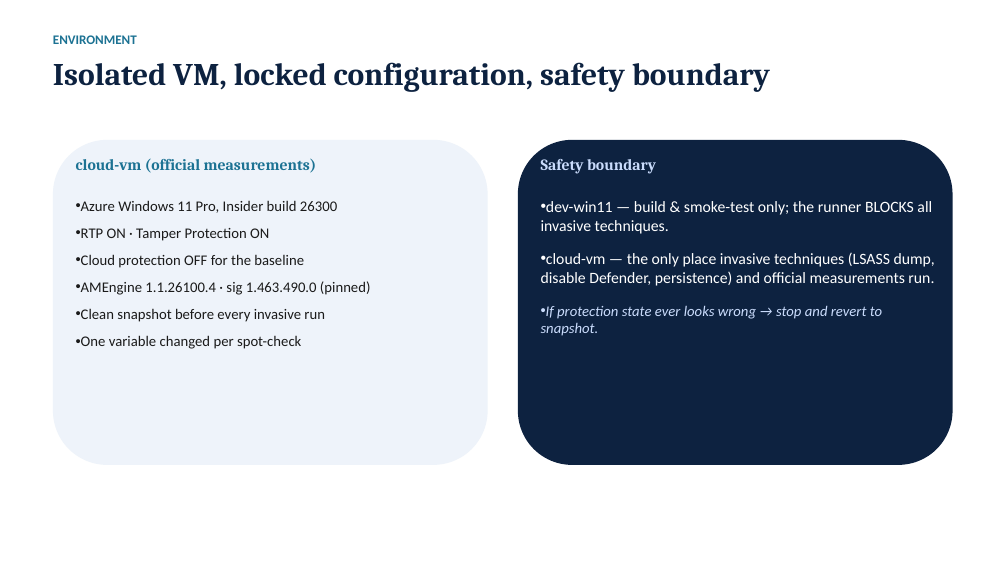
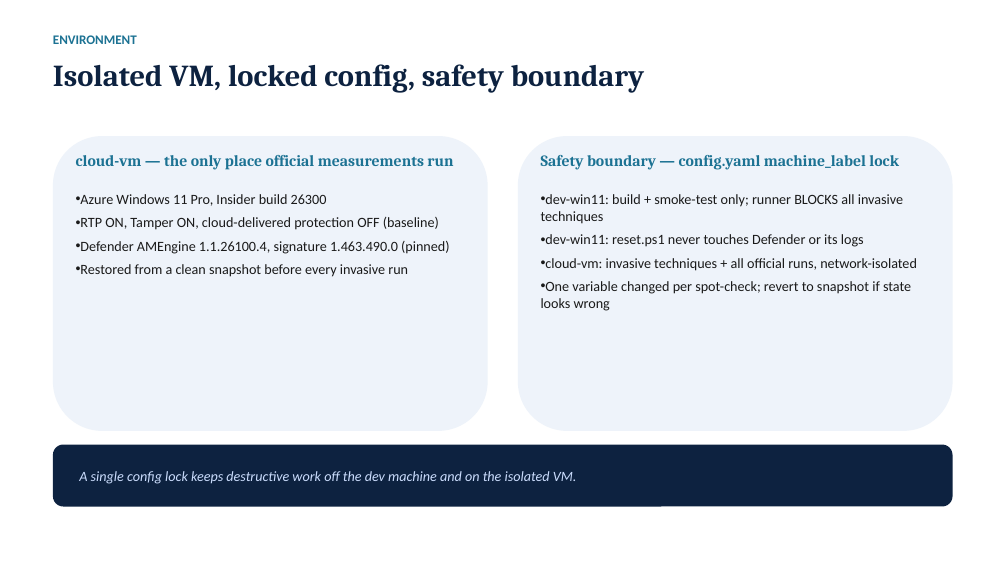
Before and after one commit to TonykRev/KTLT-Defender, a slide deck: slide 11 of report/KTLD_Slides.pptx (slide 6 before the commit). Drawn at 1008x567 pixels with LibreOffice and Linux fonts; fonts in the diff are those of the drawing. Boxes give left, top, right and bottom in pixels: in the first picture for what was removed or moved away, otherwise in the second. Text is boxed around its words. In the diff, an @@ line names an element or a change of style, - is before the commit and + after.

```diff
--- a/report/KTLD_Slides.pptx
+++ b/report/KTLD_Slides.pptx
@@ text at [53, 64, 644, 93]: text changed; size 30 to 29 pt @@
-Isolated VM, locked configuration, safety boundary
+Isolated VM, locked config, safety boundary
@@ rounded rectangle: place and size @@
-rounded rectangle at [53, 140, 488, 465]
+rounded rectangle at [53, 136, 488, 431]
@@ rounded rectangle: place and size @@
-rounded rectangle at [518, 140, 953, 465]
+rounded rectangle at [518, 136, 953, 431]
@@ rounded rectangle at [518, 136, 953, 431]: fill #0D2240 to #EEF3FA @@
@@ text at [76, 155, 453, 170]: text changed @@
-cloud-vm (official measurements)
+cloud-vm — the only place official measurements run
@@ text at [541, 155, 899, 170]: text changed; text colour #CADCFC to #1C7293 @@
-Safety boundary
+Safety boundary — config.yaml machine_label lock
@@ text at [80, 194, 327, 206]: size 14 to 13.5 pt in "Azure Windows 11 Pro, Insider build 26300"; less space between paragraphs @@
@@ text at [541, 194, 917, 311]: text changed; size 15 to 13.5 pt; text colour #FFFFFF to #1A1A1A @@
-• dev-win11 — build & smoke-test only; the runner BLOCKS all invasive techniques.
-• cloud-vm — the only place invasive techniques (LSASS dump, disable Defender, persistence) and official measurements run.
-• If protection state ever looks wrong → stop and revert to snapshot.
+• dev-win11: build + smoke-test only; runner BLOCKS all invasive techniques
+• dev-win11: reset.ps1 never touches Defender or its logs
+• cloud-vm: invasive techniques + all official runs, network-isolated
+• One variable changed per spot-check; revert to snapshot if state looks wrong
@@ text at [80, 217, 449, 277]: text changed; size 14 to 13.5 pt @@
-• RTP ON · Tamper Protection ON
-• Cloud protection OFF for the baseline
-• AMEngine 1.1.26100.4 · sig 1.463.490.0 (pinned)
-• Clean snapshot before every invasive run
-• One variable changed per spot-check
+• RTP ON, Tamper ON, cloud-delivered protection OFF (baseline)
+• Defender AMEngine 1.1.26100.4, signature 1.463.490.0 (pinned)
+• Restored from a clean snapshot before every invasive run
@@ rounded rectangle added at [53, 445, 953, 507], fill #0D2240 @@
@@ text added at [79, 471, 577, 484], 13.5 pt, text #CADCFC, italic @@
+A single config lock keeps destructive work off the dev machine and on the isolated VM.
```
Also in this commit, not shown: 6 other slides changed, 18 slides added, 7 slides removed, 2 other files.
